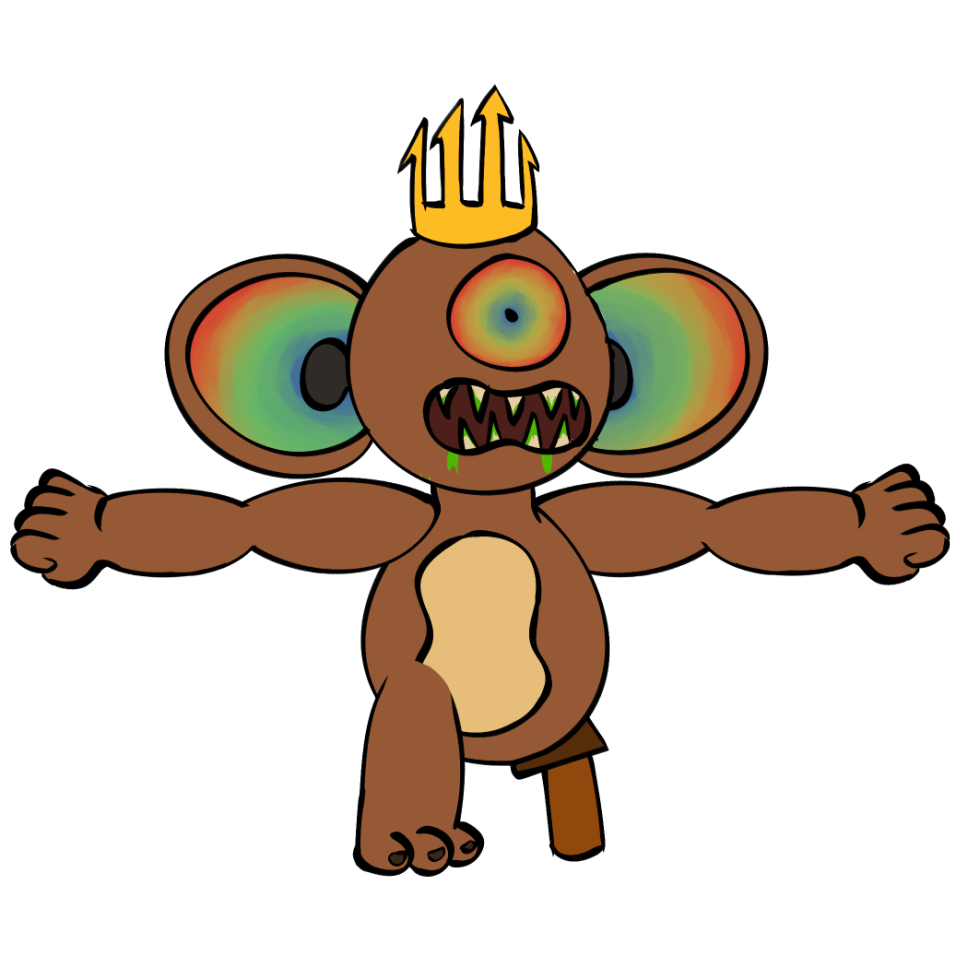
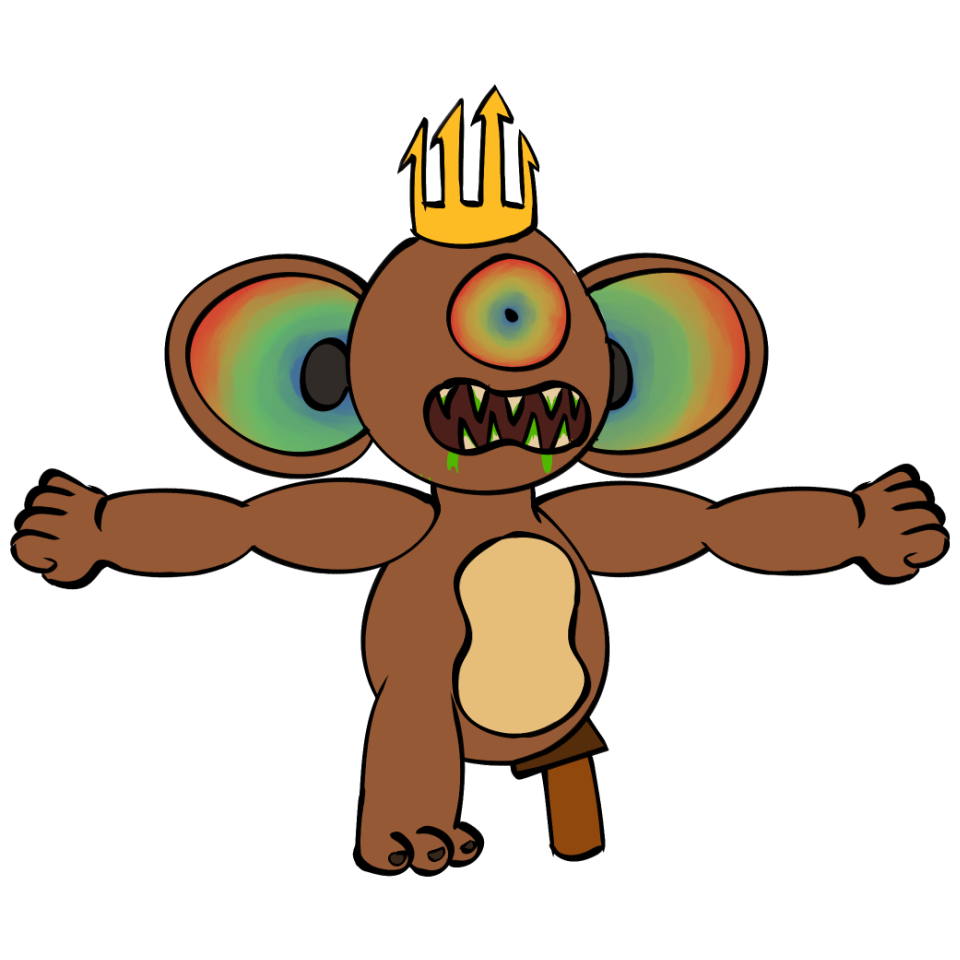
Layer changes from the first 960 x 960 image to the second:
painted on "Folder 6 Copy" over [left=413, top=530, right=597, bottom=739]
